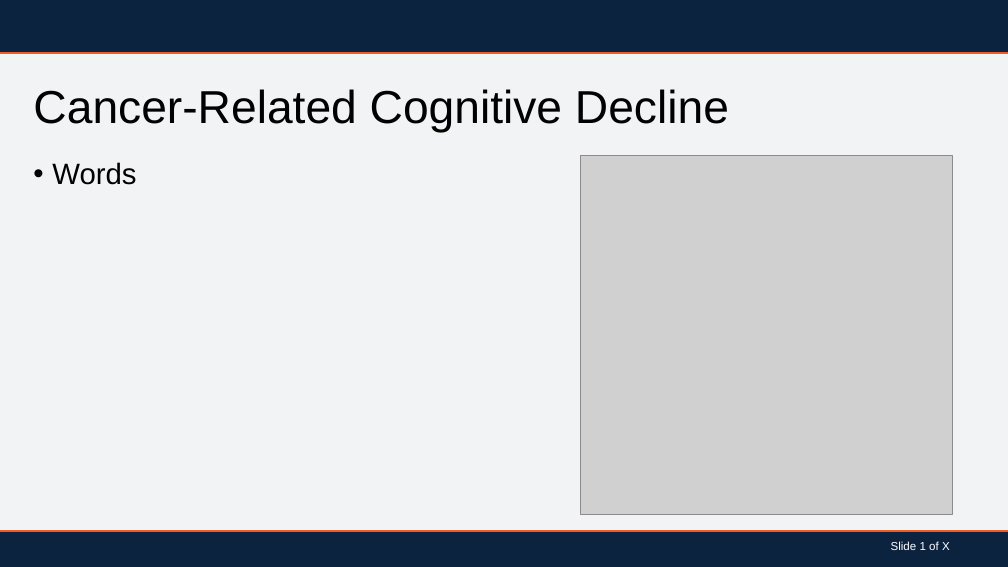
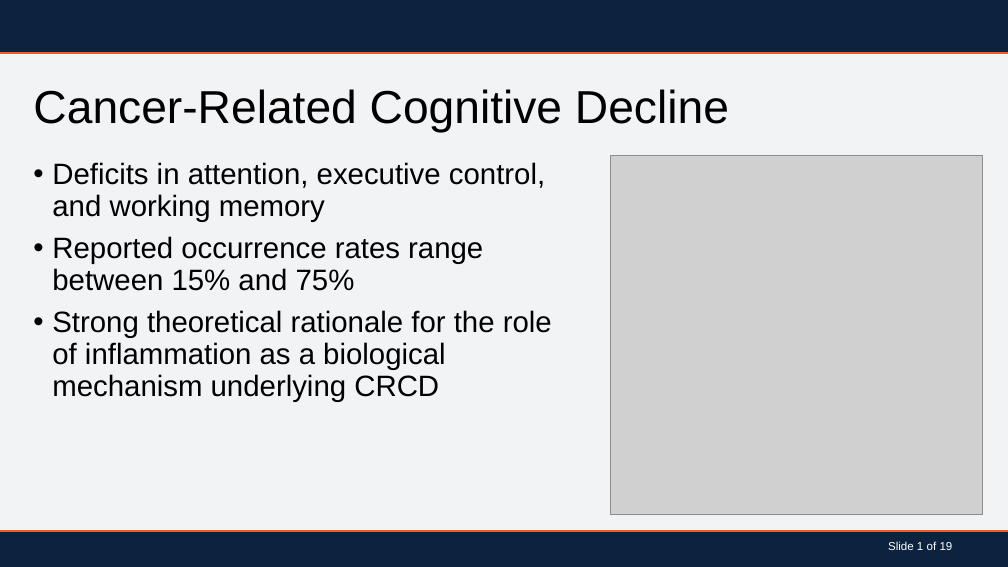
Before and after one commit to BLScheuler/Dissertation, a slide deck: slide 2 of Dissertation_PowerPoint.pptx. Drawn at 1008x567 pixels with LibreOffice and Linux fonts; fonts in the diff are those of the drawing; grey boxes stand for pictures; background and template pictures are left out. Boxes give left, top, right and bottom in pixels: in the first picture for what was removed or moved away, otherwise in the second. Text is boxed around its words. In the diff, an @@ line names an element or a change of style, - is before the commit and + after.

```diff
--- a/Dissertation_PowerPoint.pptx
+++ b/Dissertation_PowerPoint.pptx
@@ text at (x1=52, y1=162, x2=552, y2=402): text changed @@
-• Words
+• Deficits in attention, executive control, and working memory
+• Reported occurrence rates range between 15% and 75%
+• Strong theoretical rationale for the role of inflammation as a biological mechanism underlying CRCD
@@ picture moved from (x1=581, y1=156, x2=953, y2=514) to (x1=610, y1=156, x2=982, y2=514) @@
@@ text at (x1=888, y1=541, x2=953, y2=550): text changed @@
-Slide 1 of X
+Slide 1 of 19
```
Also in this commit, not shown: 11 other slides changed, 7 slides added.
